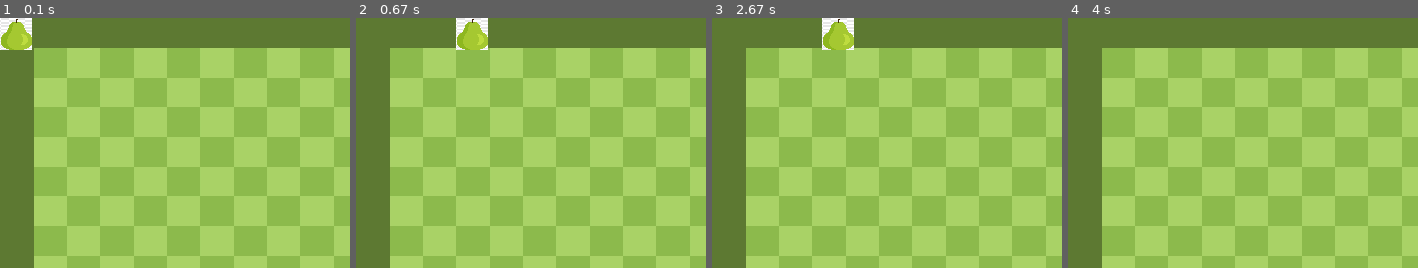
Above: before the commit, frames 1-4 (left to right).
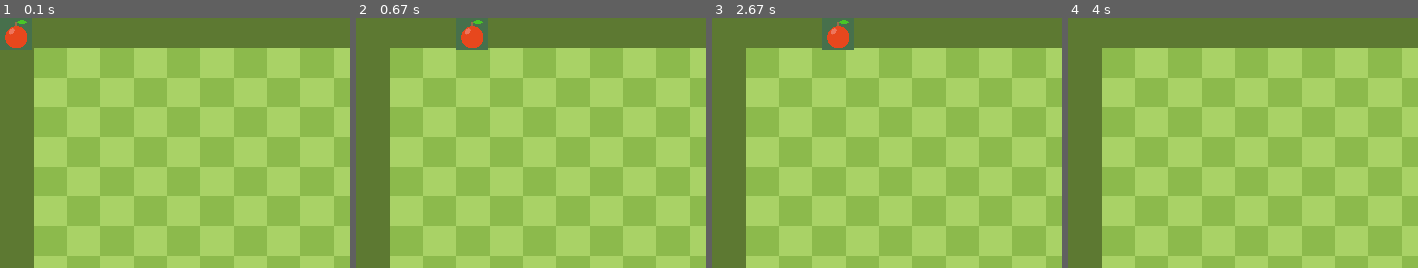
Above: after the commit, the same moments.

Repository: Chiarasenu/PYGAME-GIOCO-3P
Game: pygame game, started from gioco/main.py
Same seed, same stepped clock (60 frames per second), same inputs: the game is played once before the commit and once after it.
Inputs:
- Up to frame 1 (0.1 s): no input
- Up to frame 2 (0.67 s): hold D from 0.33 s (still down)
- Up to frame 3 (2.67 s): release D at 0.8 s; hold W 0.83-1.13 s; hold S 2.23-2.53 s; hold A from 2.57 s (still down)
- Up to frame 4 (4 s): release A at 2.97 s; hold W 3-3.37 s
The pictures show only the part of the screen within x 0-50%, y 0-50%; the shares and areas given below are measured in that part.

The runs differ from the first frame. In frame 1, 1.2% of the frame differs, in the area x 0-10%, y 0-13%; in frame 2, 1.2%; in frame 3, 1.2%; in frame 4, nothing differs.

Commit message:
cambio pera in mela

Diff:
--- a/gioco/main.py
+++ b/gioco/main.py
@@ -17,7 +17,7 @@
 sfondo = pygame.transform.scale(sfondo, (1600, 800))
 sfondo_width = sfondo.get_width()
 sfondo_rect = sfondo.get_rect()
-ogg = pygame.image.load("gioco/pera.png").convert()
+ogg = pygame.image.load("gioco/mela.png").convert()
 ogg = pygame.transform.scale(ogg, (32, 32))
 ogg_rect = ogg.get_rect()
 
